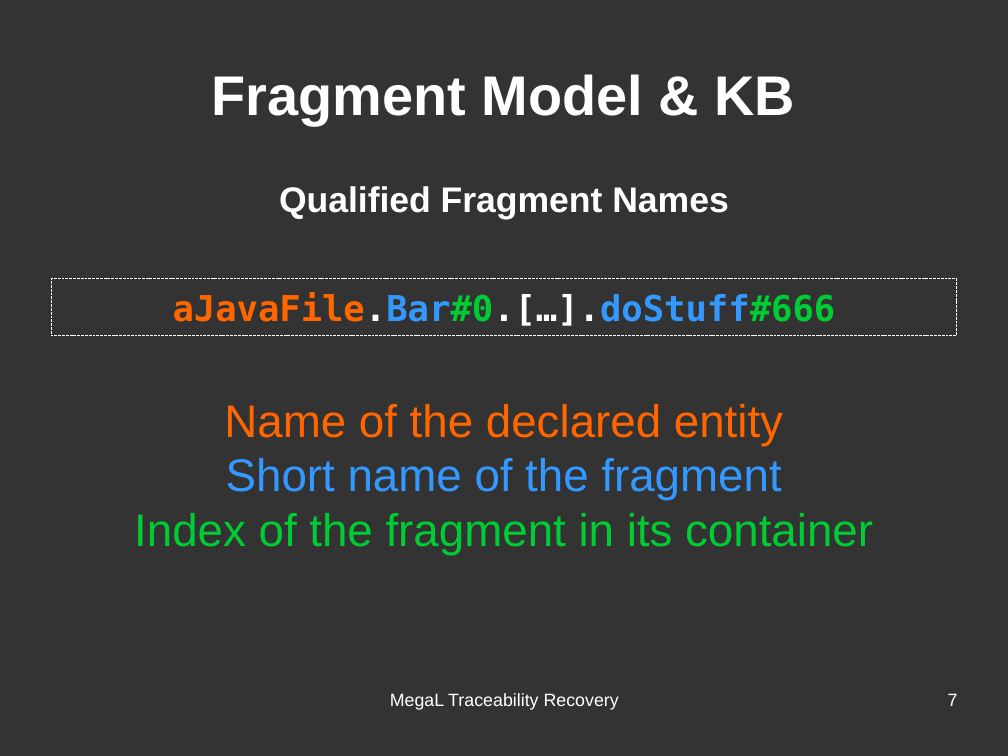
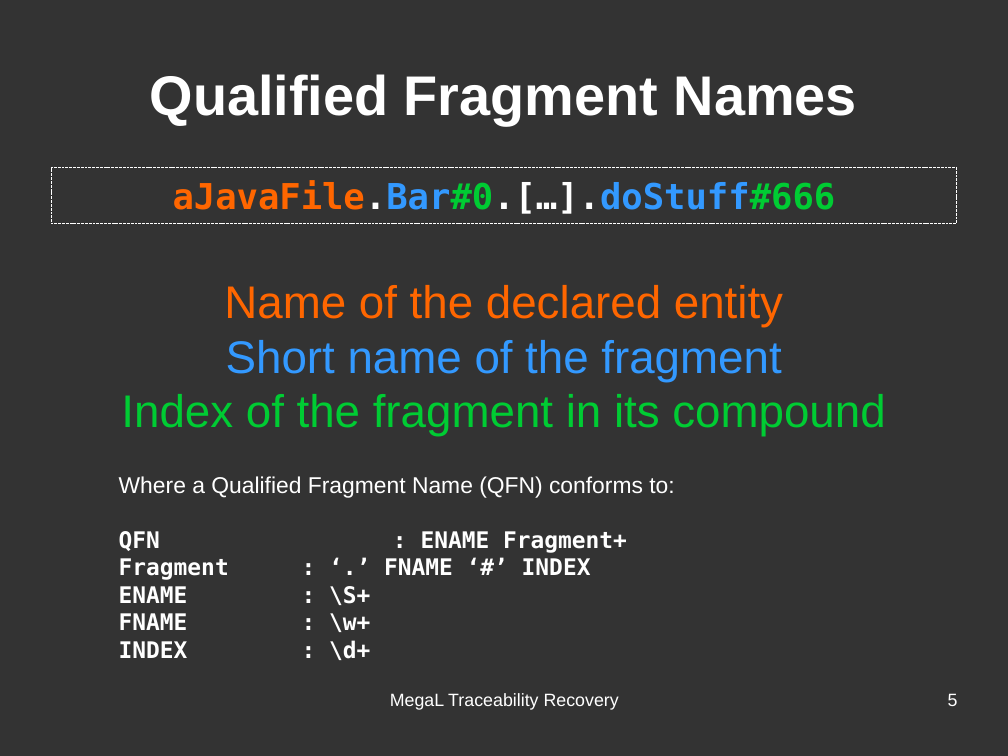
Before and after one commit to hayasam/megal-tr, a slide deck: slide 5 of slides/meeting-2016-06-28/meeting-2016-06-28.odp (slide 7 before the commit). Drawn at 1008x756 pixels with LibreOffice and Linux fonts; fonts in the diff are those of the drawing. Boxes give left, top, right and bottom in pixels: in the first picture for what was removed or moved away, otherwise in the second. Text is boxed around its words. In the diff, an @@ line names an element or a change of style, - is before the commit and + after.

```diff
--- a/slides/meeting-2016-06-28/meeting-2016-06-28.odp
+++ b/slides/meeting-2016-06-28/meeting-2016-06-28.odp
@@ title "Qualified Fragment Names": place and size @@
-title "Qualified Fragment Names" at (279, 186, 729, 219)
+title "Qualified Fragment Names" at (150, 74, 857, 125)
@@ title "Qualified Fragment Names" at (150, 74, 857, 125): size 28 to 44 pt; vertical alignment top to middle @@
@@ title removed at (212, 74, 795, 125) @@
-Fragment Model & KB
@@ rectangle "aJavaFile.Bar#0.[…].doStuff#666": place and size @@
-rectangle "aJavaFile.Bar#0.[…].doStuff#666" at (51, 279, 957, 336)
+rectangle "aJavaFile.Bar#0.[…].doStuff#666" at (51, 167, 957, 224)
@@ text "Name of the declared entity": place and size @@
-text "Name of the declared entity" at (134, 404, 873, 555)
+text "Name of the declared entity" at (121, 285, 885, 437)
@@ text at (121, 394, 885, 437): text changed @@
-Index of the fragment in its container
+Index of the fragment in its compound
@@ text added at (119, 476, 674, 632), 18 pt, text #FFFFFF, bold @@
+Where a Qualified Fragment Name (QFN) conforms to:
+QFN : ENAME Fragment+
+Fragment : ‘.’ FNAME ‘#’ INDEX
+ENAME : \S+
+FNAME : \w+
+INDEX : \d+
@@ page number at (948, 693, 958, 706): text changed @@
-7
+5
```
Also in this commit, not shown: 10 other slides changed, 5 slides added, 5 slides removed, 1 other file.
